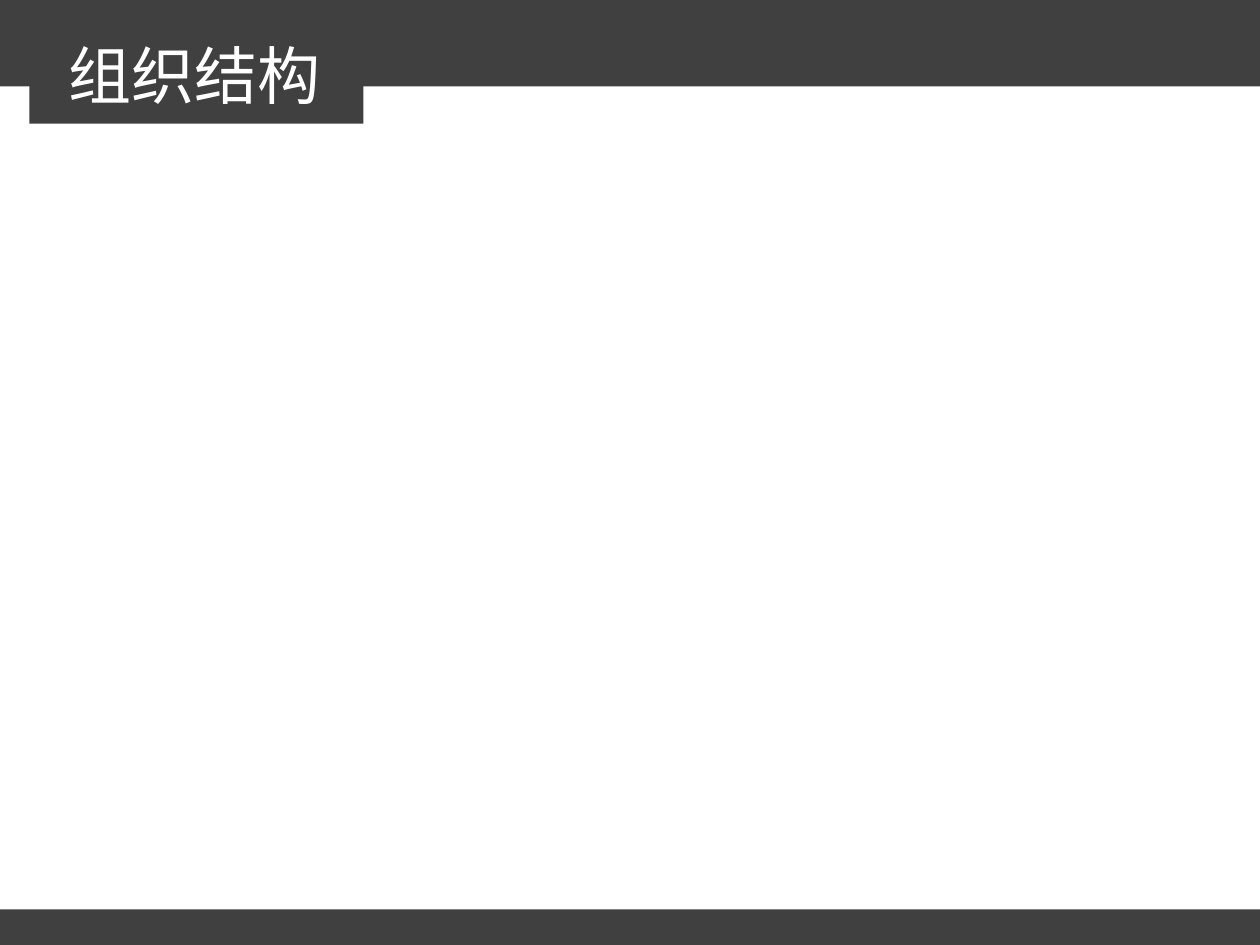
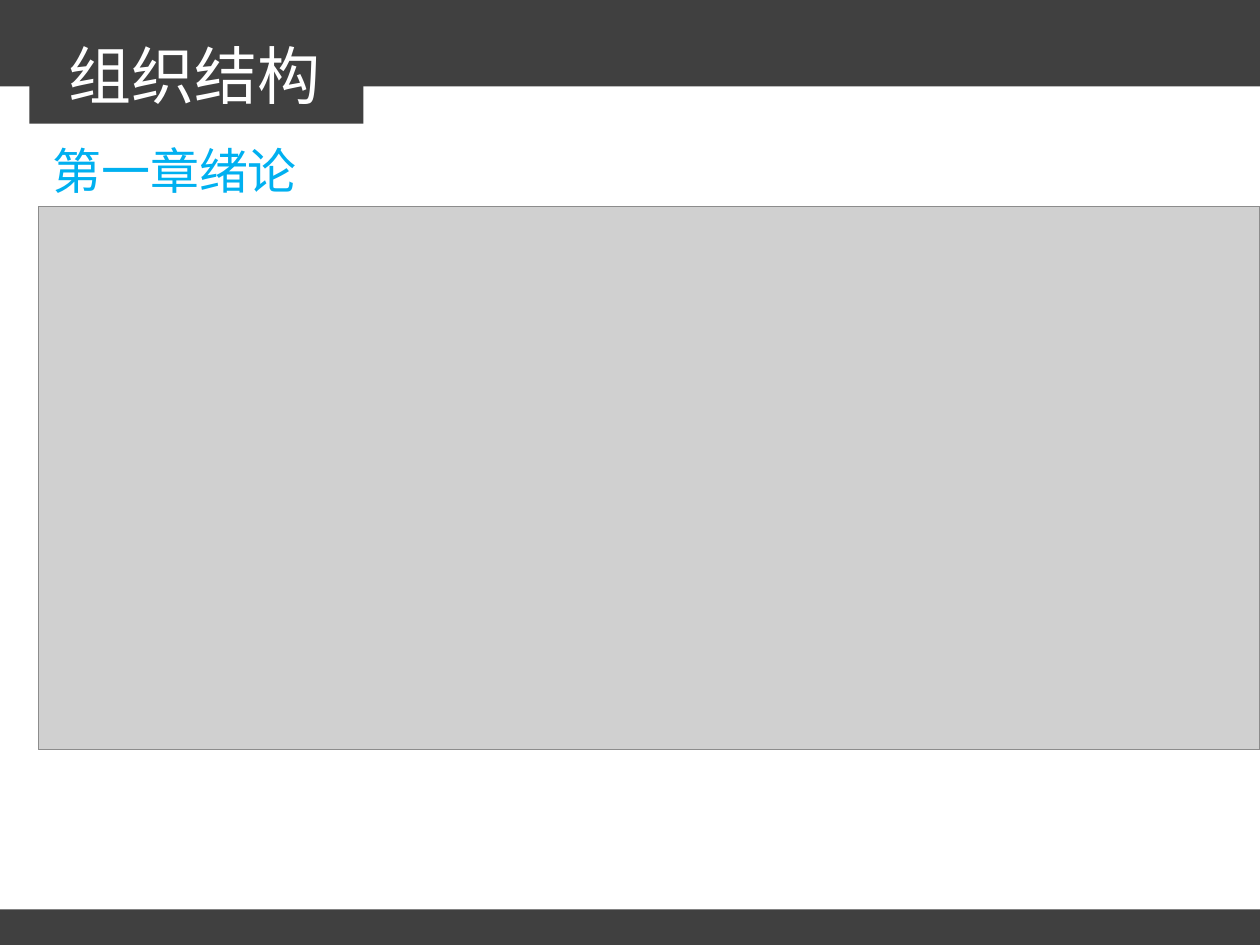
Before and after one commit to sunxianlei/MyThesis, a slide deck: slide 5 of 汇报X.ppt. Drawn at 1260x945 pixels with LibreOffice and Linux fonts; fonts in the diff are those of the drawing; grey boxes stand for pictures. Boxes give left, top, right and bottom in pixels: in the first picture for what was removed or moved away, otherwise in the second. Text is boxed around its words. In the diff, an @@ line names an element or a change of style, - is before the commit and + after.

```diff
--- a/汇报X.ppt
+++ b/汇报X.ppt
@@ text added at box(52, 147, 297, 193), 28 pt, text #00B0F0 @@
+第一章绪论
@@ picture added at box(38, 207, 1260, 750) @@
```
Also in this commit, not shown: 3 other slides changed, 5 slides added.
